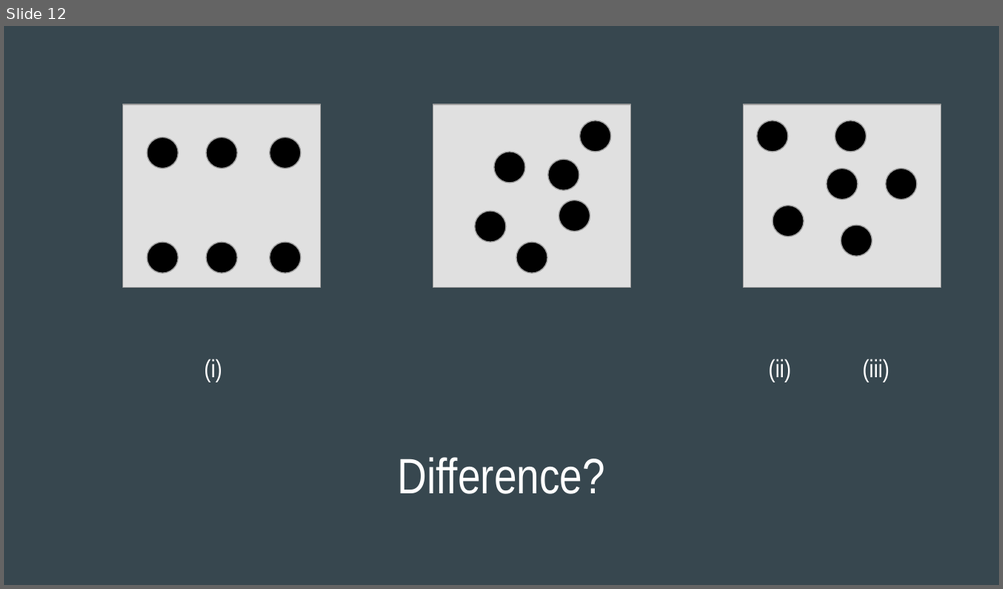
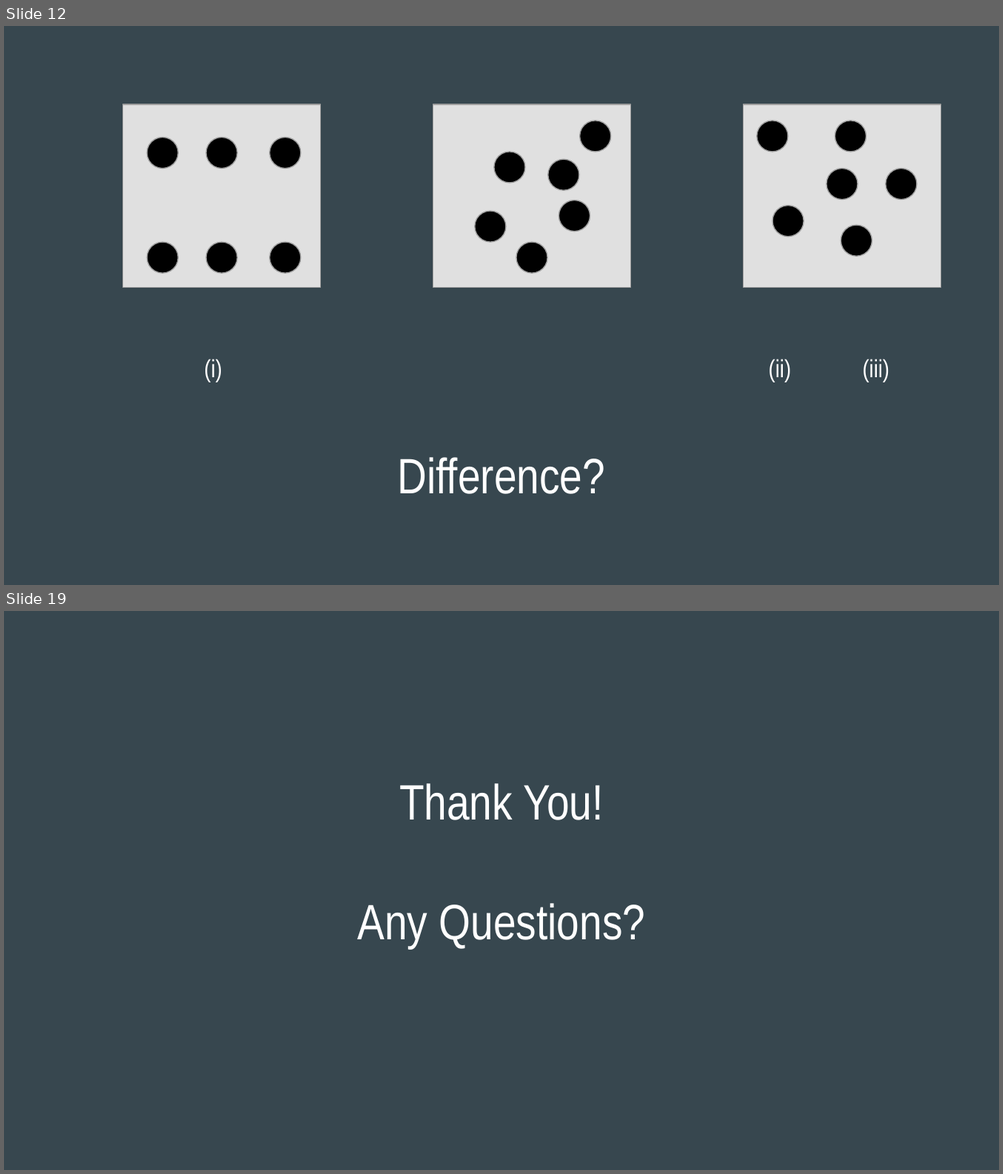
Before and after one commit to ranamihir/btp, a slide deck: End-Term Presentation (4-1).pptx. Shown one above the other, each under a label of ours: slide 12 before the commit, slides 12 and 19 after it; the slides between them are not shown. The pictures are 1003x589 and 1003x1174 pixels, drawn with LibreOffice and Linux fonts; fonts in the diff are those of the drawing. Boxes give left, top, right and bottom in pixels: in the first picture for what was removed or moved away, otherwise in the second. Text is boxed around its words. In the diff, an @@ line names an element or a change of style, - is before the commit and + after.

```diff
--- a/End-Term Presentation (4-1).pptx
+++ b/End-Term Presentation (4-1).pptx
@@ slide 19 added at (x1=4, y1=611, x2=999, y2=1170), background #37474F @@
@@ title added at (x1=357, y1=783, x2=646, y2=948), 36 pt, text #FFFFFF @@
+Thank You!
+Any Questions?
```
Also in this commit, not shown: 8 slides changed, 2 other slides added, 1 slide removed, 3 other files.
